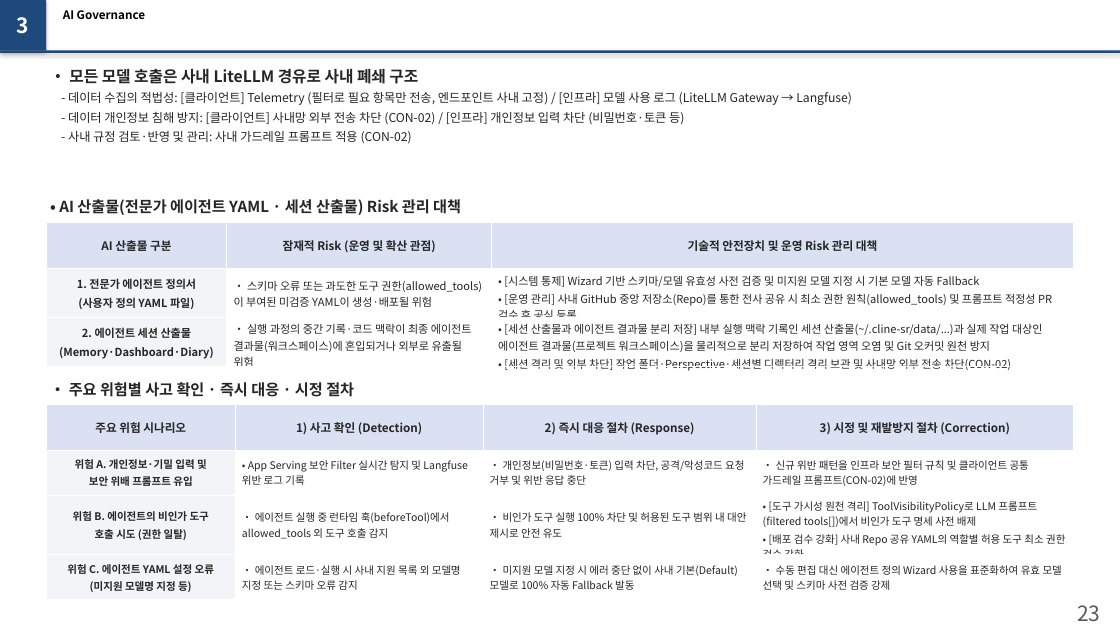
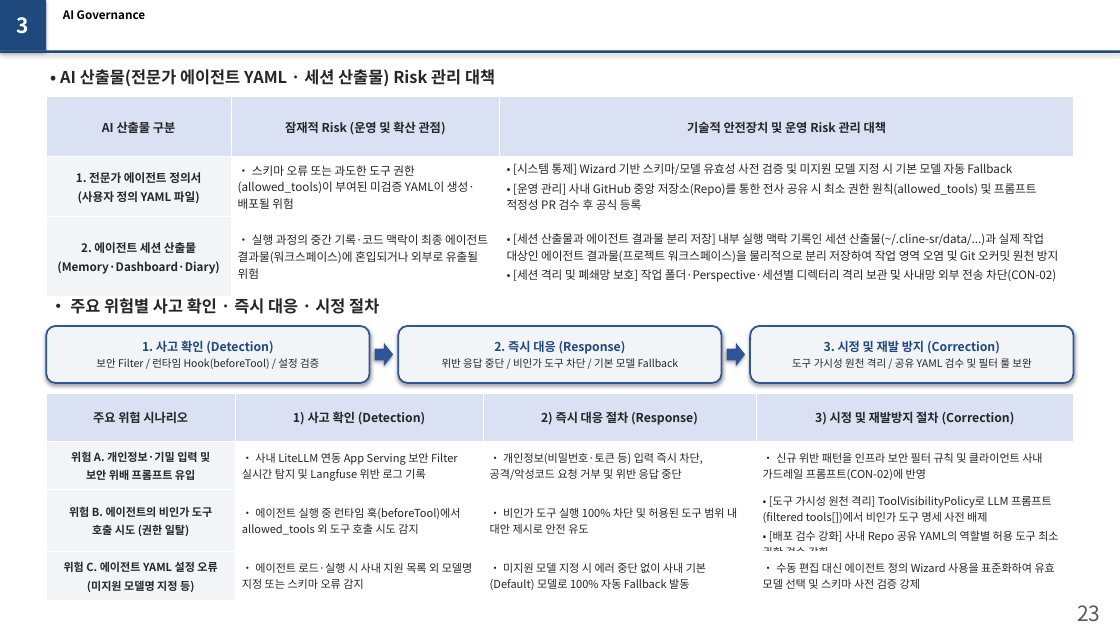
Before and after one commit to misjin05/playground, a slide deck: slide 2 of AIS/Reports/Slide22_23_Update.pptx. Drawn at 1120x630 pixels with LibreOffice and Linux fonts; fonts in the diff are those of the drawing. Boxes give left, top, right and bottom in pixels: in the first picture for what was removed or moved away, otherwise in the second. Text is boxed around its words. In the diff, an @@ line names an element or a change of style, - is before the commit and + after.

```diff
--- a/AIS/Reports/Slide22_23_Update.pptx
+++ b/AIS/Reports/Slide22_23_Update.pptx
@@ text "• AI 산출물(전문가 에이전트 YAML ..." at box(60, 69, 495, 86): size 13 to 14 pt @@
@@ text "• AI 산출물(전문가 에이전트 YAML ...": place and size @@
-text "• AI 산출물(전문가 에이전트 YAML ..." at box(59, 199, 461, 215)
+text "• AI 산출물(전문가 에이전트 YAML ..." at box(60, 69, 495, 86)
@@ text removed at box(68, 69, 852, 144) @@
-• 모든 모델 호출은 사내 LiteLLM 경유로 사내 폐쇄 구조
-- 데이터 수집의 적법성: [클라이언트] Telemetry (필터로 필요 항목만 전송, 엔드포인트 사내 고정) / [인프라] 모델 사용 로그 (LiteLLM Gateway → Langfuse)
-- 데이터 개인정보 침해 방지: [클라이언트] 사내망 외부 전송 차단 (CON-02) / [인프라] 개인정보 입력 차단 (비밀번호·토큰 등)
-- 사내 규정 검토·반영 및 관리: 사내 가드레일 프롬프트 적용 (CON-02)
@@ table at box(46, 97, 1074, 286) @@
-row 3, column 3: • [세션 산출물과 에이전트 결과물 분리 저장] 내부 실행 맥락 기록인 세션 산출물(~/.cline-sr/data/...)과 실제 작업 대상인 에이전트 결과물(프로젝트 워크스페이스)을 물리적으로 분리 저장하여 작업 영역 오염 및 Git 오커밋 원천 방지 / • [세션 격리 및 외부 차단] 작업 폴더·Perspective·세션별 디렉터리 격리 보관 및 사내망 외부 전송 차단(CON-02)
+row 3, column 3: • [세션 산출물과 에이전트 결과물 분리 저장] 내부 실행 맥락 기록인 세션 산출물(~/.cline-sr/data/...)과 실제 작업 대상인 에이전트 결과물(프로젝트 워크스페이스)을 물리적으로 분리 저장하여 작업 영역 오염 및 Git 오커밋 원천 방지 / • [세션 격리 및 폐쇄망 보호] 작업 폴더·Perspective·세션별 디렉터리 격리 보관 및 사내망 외부 전송 차단(CON-02)
@@ size 10 to 10.5 pt in "AI 산출물 구분", "잠재적 Risk (운영 및 확산 관점)", "기술적 안전장치 및 운영 Risk 관리 대책" @@
@@ size 9.5 to 10 pt in "1. 전문가 에이전트 정의서", "(사용자 정의 YAML 파일)", "• 스키마 오류 또는 과도한 도구 권한(allowed_tools)이 ...", "• [시스템 통제] Wizard 기반 스키마/모델 유효성 ..." and 4 more places @@
@@ table: place and size @@
-table at box(46, 223, 1074, 375)
+table at box(46, 97, 1074, 286)
@@ text "• 주요 위험별 사고 확인 ...": place and size @@
-text "• 주요 위험별 사고 확인 ..." at box(69, 382, 354, 397)
+text "• 주요 위험별 사고 확인 ..." at box(70, 298, 379, 314)
@@ text "• 주요 위험별 사고 확인 ..." at box(70, 298, 379, 314): size 13 to 14 pt @@
@@ rounded rectangle added at box(46, 326, 370, 383), fill #F2F4F8, outline #2F5597 1.5 pt, 9 pt, text #262626 @@
+1. 사고 확인 (Detection)
+보안 Filter / 런타임 Hook(beforeTool) / 설정 검증
@@ rounded rectangle added at box(398, 326, 722, 383), fill #F2F4F8, outline #2F5597 1.5 pt, 9 pt, text #262626 @@
+2. 즉시 대응 (Response)
+위반 응답 중단 / 비인가 도구 차단 / 기본 모델 Fallback
@@ rounded rectangle added at box(750, 326, 1074, 383), fill #F2F4F8, outline #2F5597 1.5 pt, 9 pt, text #262626 @@
+3. 시정 및 재발 방지 (Correction)
+도구 가시성 원천 격리 / 공유 YAML 검수 및 필터 룰 보완
@@ right arrow added at box(375, 343, 393, 366), fill #2F5597 @@
@@ right arrow added at box(727, 343, 745, 366), fill #2F5597 @@
@@ table at box(46, 393, 1074, 596) @@
-row 2: 위험 A. 개인정보·기밀 입력 및 / 보안 위배 프롬프트 유입 | • App Serving 보안 Filter 실시간 탐지 및 Langfuse 위반 로그 기록 | • 개인정보(비밀번호·토큰) 입력 차단, 공격/악성코드 요청 거부 및 위반 응답 중단 | • 신규 위반 패턴을 인프라 보안 필터 규칙 및 클라이언트 공통 가드레일 프롬프트(CON-02)에 반영
+row 2: 위험 A. 개인정보·기밀 입력 및 / 보안 위배 프롬프트 유입 | • 사내 LiteLLM 연동 App Serving 보안 Filter 실시간 탐지 및 Langfuse 위반 로그 기록 | • 개인정보(비밀번호·토큰 등) 입력 즉시 차단, 공격/악성코드 요청 거부 및 위반 응답 중단 | • 신규 위반 패턴을 인프라 보안 필터 규칙 및 클라이언트 사내 가드레일 프롬프트(CON-02)에 반영
-row 3, column 2: • 에이전트 실행 중 런타임 훅(beforeTool)에서 allowed_tools 외 도구 호출 감지
+row 3, column 2: • 에이전트 실행 중 런타임 훅(beforeTool)에서 allowed_tools 외 도구 호출 시도 감지
@@ size 10 to 10.5 pt in "주요 위험 시나리오", "1) 사고 확인 (Detection)", "2) 즉시 대응 절차 (Response)", "3) 시정 및 재발방지 절차 (Correction)" @@
@@ size 9 to 9.5 pt in "위험 A. 개인정보·기밀 입력 및", "보안 위배 프롬프트 유입", "위험 B. 에이전트의 비인가 도구", "호출 시도 (권한 일탈)" and 8 more places @@
@@ table: place and size @@
-table at box(46, 405, 1074, 596)
+table at box(46, 393, 1074, 596)
```
Also in this commit, not shown: 1 other file.
